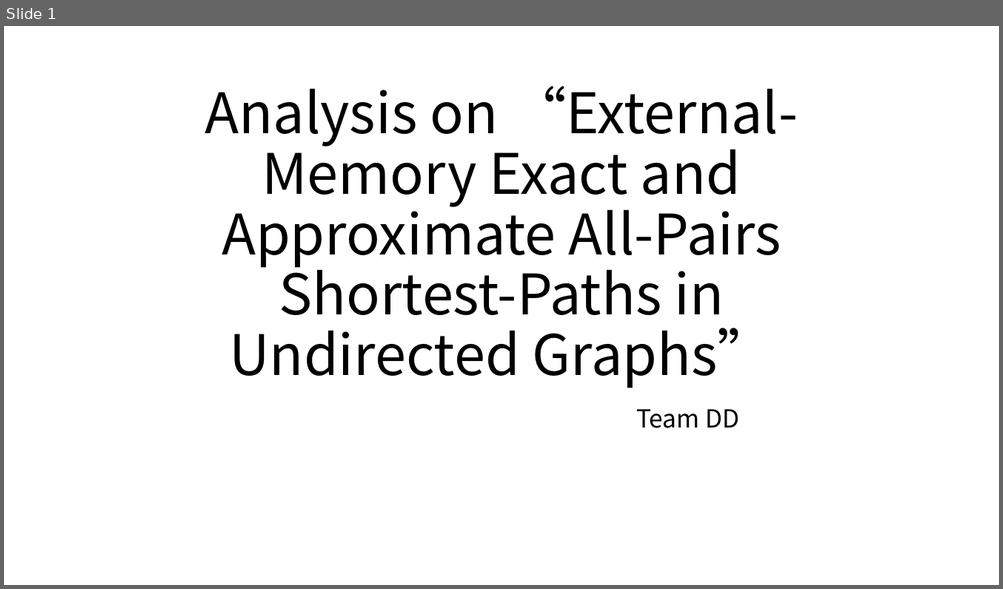
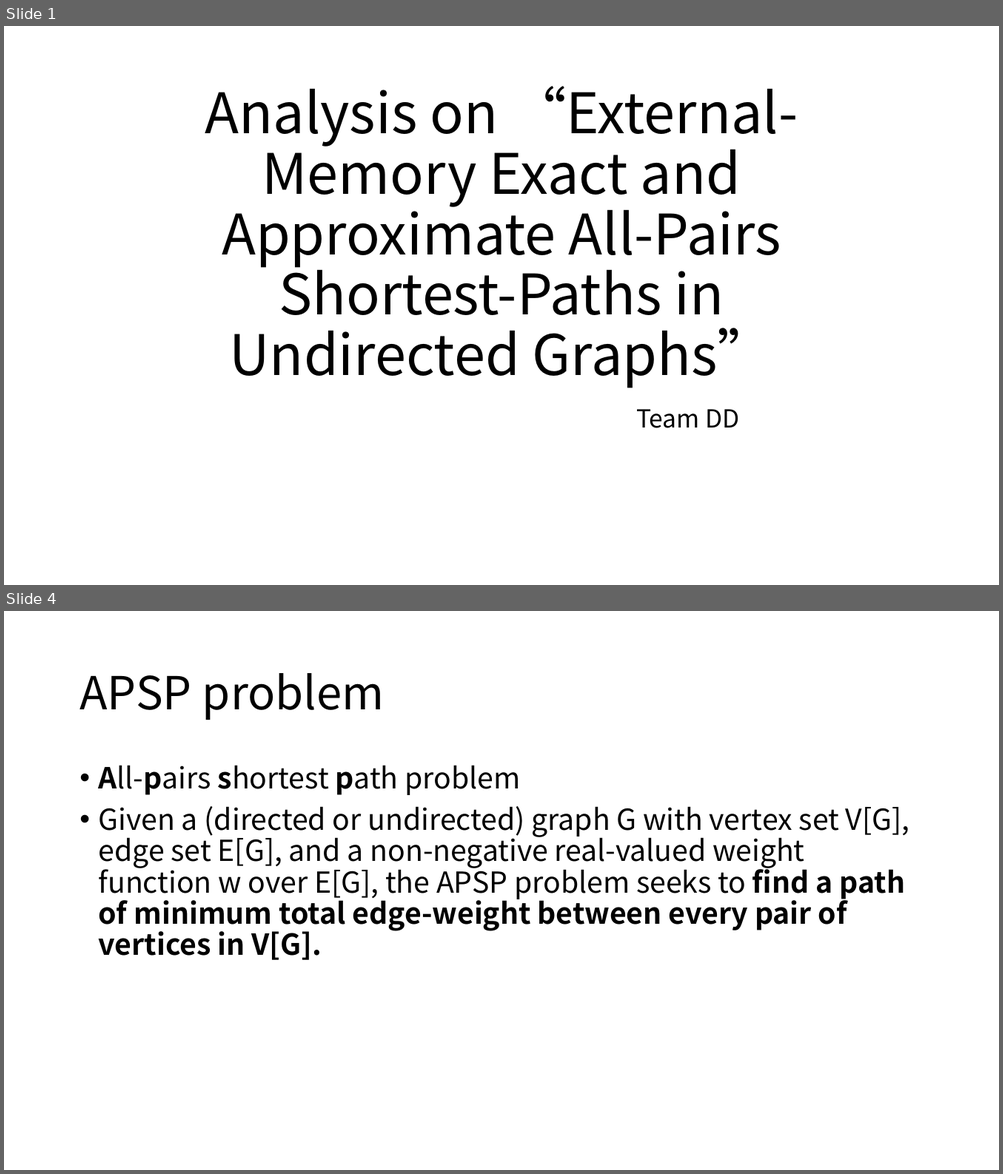
Before and after one commit to KSDeng/CS5234_miniproject, a slide deck: slide.pptx. Shown one above the other, each under a label of ours: slide 1 before the commit, slides 1 and 4 after it; the slides between them are not shown. The pictures are 1003x589 and 1003x1174 pixels, drawn with LibreOffice and Linux fonts; fonts in the diff are those of the drawing. Boxes give left, top, right and bottom in pixels: in the first picture for what was removed or moved away, otherwise in the second. Text is boxed around its words. In the diff, an @@ line names an element or a change of style, - is before the commit and + after.

```diff
--- a/slide.pptx
+++ b/slide.pptx
@@ slide 4 added at bbox=[4, 611, 999, 1170], background #FFFFFF @@
@@ title added at bbox=[79, 673, 384, 720], 44 pt, text #000000 @@
+APSP problem
@@ text added at bbox=[99, 765, 910, 960], 28 pt, text #000000 @@
+• All-pairs shortest path problem
+• Given a (directed or undirected) graph G with vertex set V[G], edge set E[G], and a non-negative real-valued weight function w over E[G], the APSP problem seeks to find a path of minimum total edge-weight between every pair of vertices in V[G].
```
Also in this commit, not shown: 11 slides changed, 12 other slides added, 4 slides removed, 1 other file.
